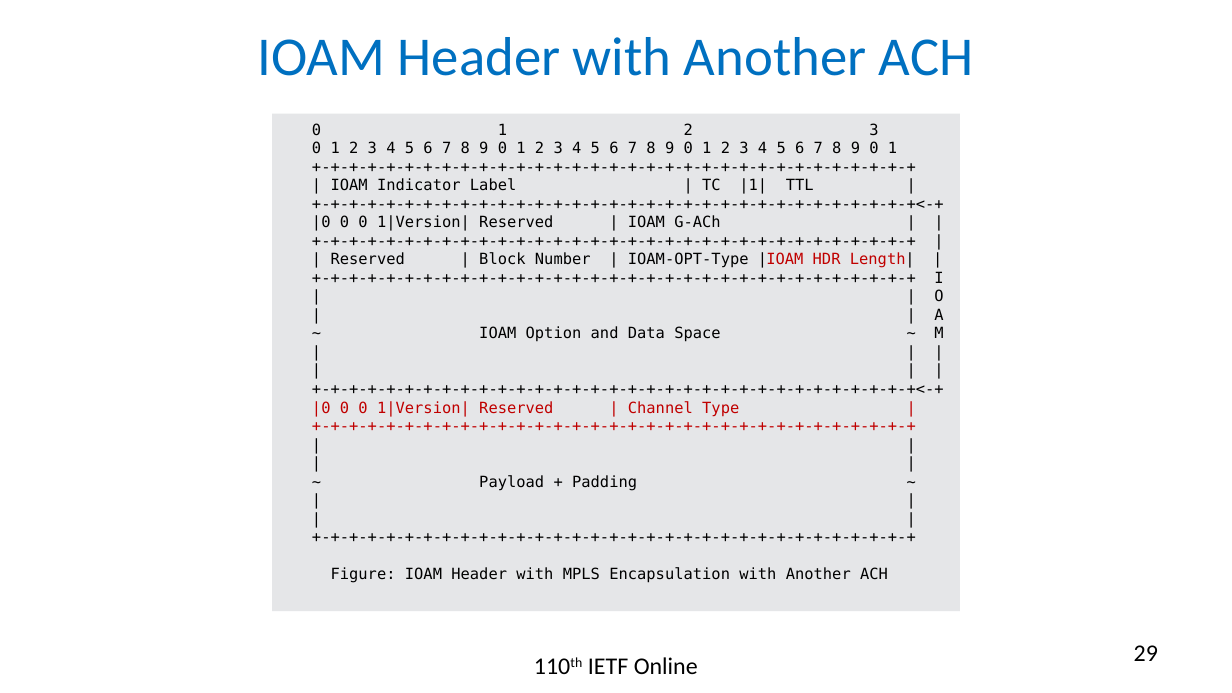
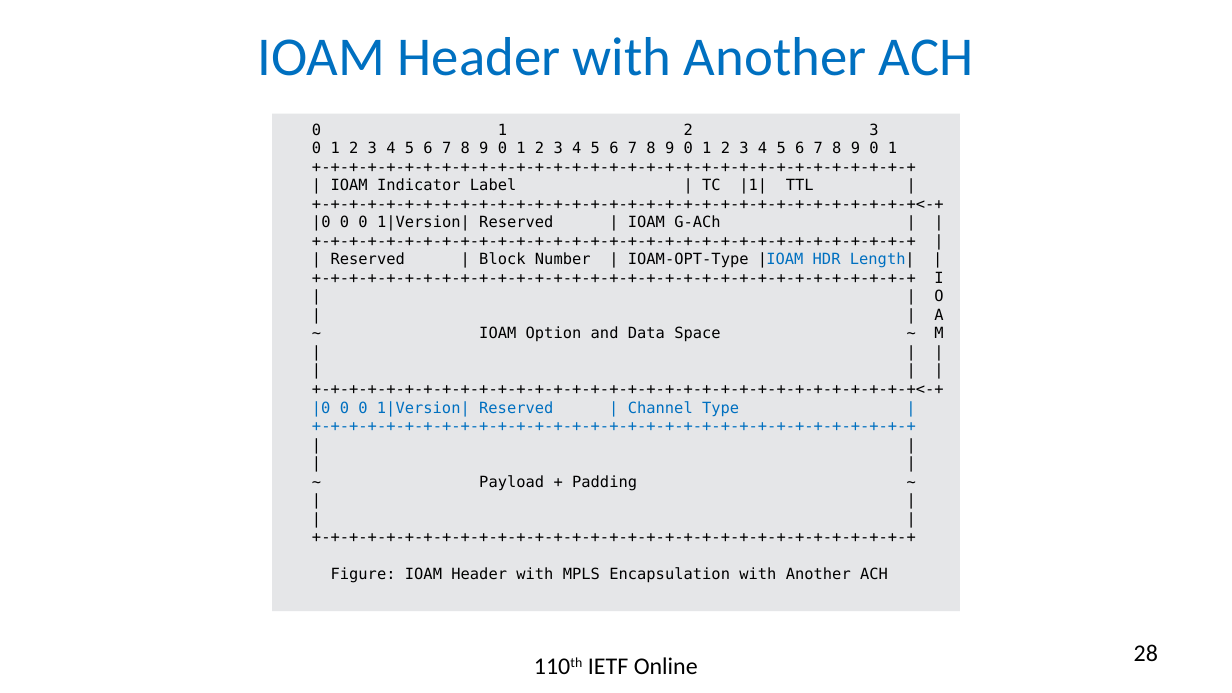
Before and after one commit to rakgandhi/ietf-slides, a slide deck: slide 28 of draft-gandhi-mpls-ioam-sr-05.pptx (slide 29 before the commit). Drawn at 1232x693 pixels with LibreOffice and Linux fonts; fonts in the diff are those of the drawing. Boxes give left, top, right and bottom in pixels: in the first picture for what was removed or moved away, otherwise in the second. Text is boxed around its words. In the diff, an @@ line names an element or a change of style, - is before the commit and + after.

```diff
--- a/draft-gandhi-mpls-ioam-sr-05.pptx
+++ b/draft-gandhi-mpls-ioam-sr-05.pptx
@@ text in rectangle at [312, 252, 915, 417]: text colour #C00000 to #0070C0 in "|IOAM HDR Length|", "|0 0 0 1|Version| Reserved | Channel ...", "+-+-+-+-+-+-+-+-+-+-+-+-+-+-+-+-+-+-+-+-+-+-+-+-+-+-+-+-+-+- ..." @@
@@ page number at [1134, 644, 1158, 661]: text changed @@
-29
+28
```
Also in this commit, not shown: 5 other slides changed, 1 slide added, 1 slide removed, 1 other file.
